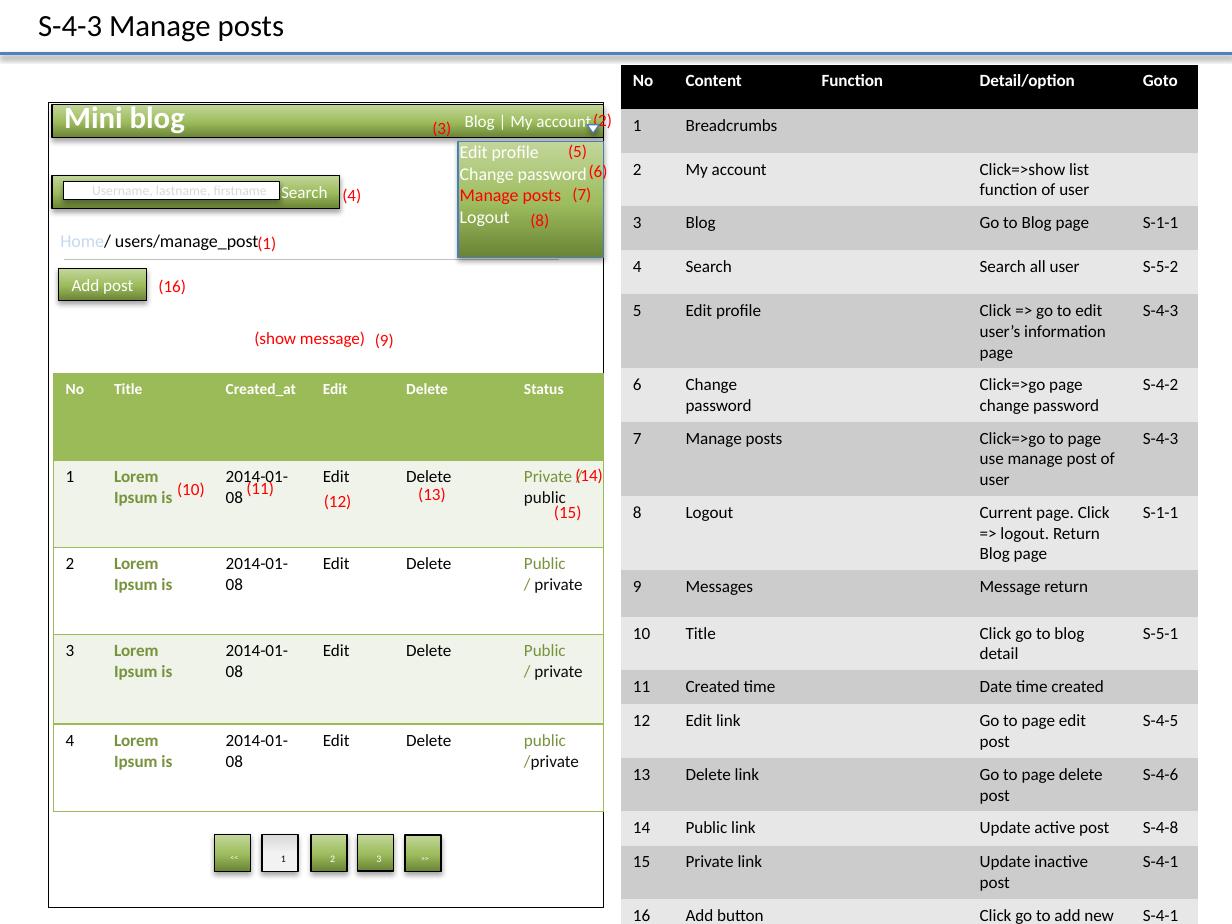
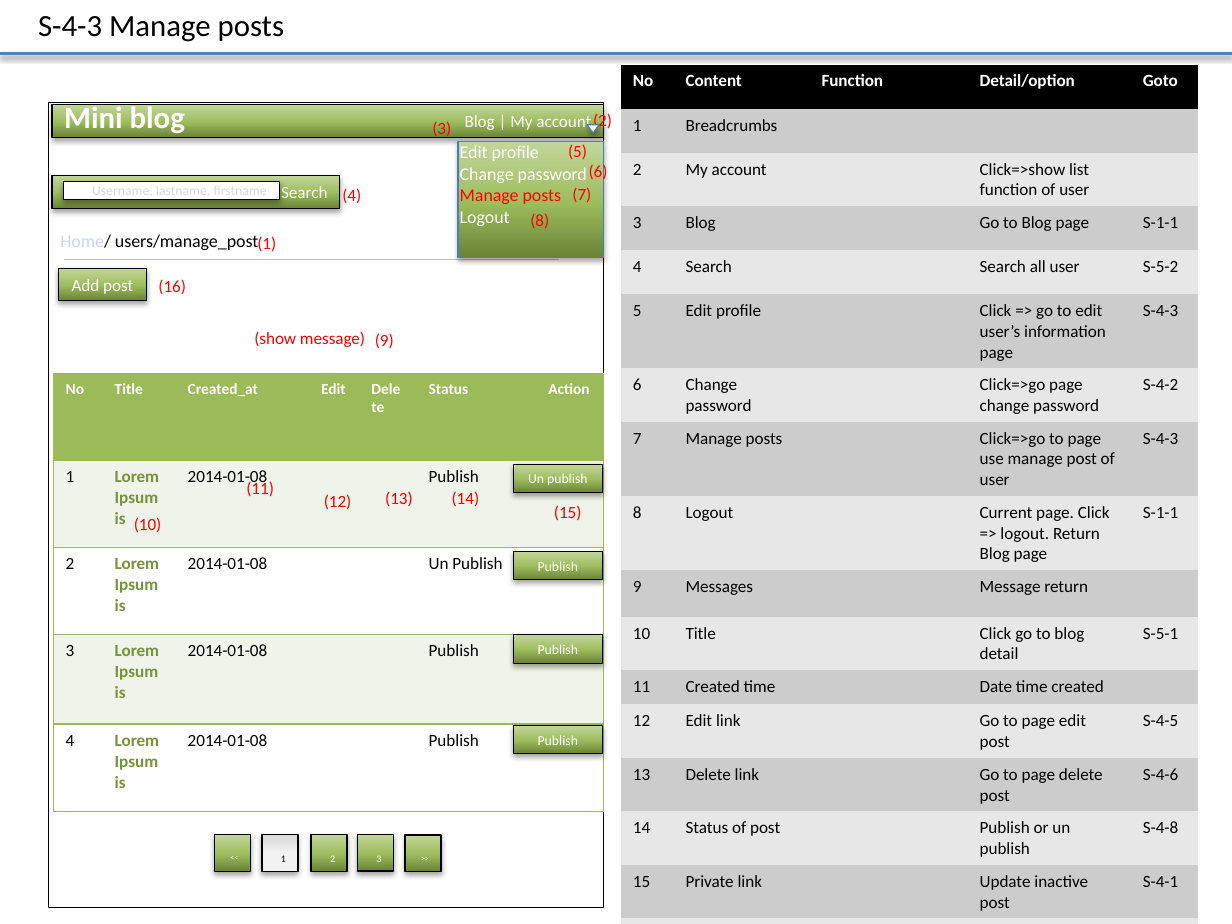
Before and after one commit to Mulodo-PHP-Training/miniblog-lam.vy, a slide deck: slide 12 of doc/frontend/wireframe/TRN-MiniBlog_WireframeDesign_LAMVY.pptx. Drawn at 1232x924 pixels with LibreOffice and Linux fonts; fonts in the diff are those of the drawing; background and template pictures are left out. Boxes give left, top, right and bottom in pixels: in the first picture for what was removed or moved away, otherwise in the second. Text is boxed around its words. In the diff, an @@ line names an element or a change of style, - is before the commit and + after.

```diff
--- a/doc/frontend/wireframe/TRN-MiniBlog_WireframeDesign_LAMVY.pptx
+++ b/doc/frontend/wireframe/TRN-MiniBlog_WireframeDesign_LAMVY.pptx
@@ table at <box>621,64,1198,924</box> @@
-row 15, column 2: Public link
+row 15, column 2: Status of post
-row 15, column 4: Update active post
+row 15, column 4: Publish or un publish
@@ table at <box>53,373,602,812</box> @@
-column 4: Edit | Edit | Edit | Edit | Edit
-column 5: Delete | Delete | Delete | Delete | Delete
-column 6: Status | Private /public | Public / / private | Public / / private | public / /private
+column 4: Edit |  |  |  | 
+column 5: Delete |  |  |  | 
+column 6: Status | Publish | Un Publish | Publish | Publish
+column 7: Action |  |  |  | 
@@ rectangle added at <box>514,464,602,493</box>, fill gradient #6A8336 to #9EBD5E to #C3D69B, outline #000000 0.75 pt, 8 pt, text #FFFFFF @@
+Un publish
@@ text "(10)": place and size @@
-text "(10)" at <box>177,482,205,497</box>
+text "(10)" at <box>134,517,162,532</box>
@@ text "(13)": place and size @@
-text "(13)" at <box>418,487,446,502</box>
+text "(13)" at <box>385,491,413,506</box>
@@ text "(14)": place and size @@
-text "(14)" at <box>575,468,603,483</box>
+text "(14)" at <box>452,491,480,506</box>
@@ rectangle added at <box>514,552,602,580</box>, fill gradient #6A8336 to #9EBD5E to #C3D69B, outline #000000 0.75 pt, 8 pt, text #FFFFFF @@
+Publish
@@ rectangle added at <box>514,634,602,663</box>, fill gradient #6A8336 to #9EBD5E to #C3D69B, outline #000000 0.75 pt, 8 pt, text #FFFFFF @@
+Publish
@@ rectangle added at <box>514,726,602,754</box>, fill gradient #6A8336 to #9EBD5E to #C3D69B, outline #000000 0.75 pt, 8 pt, text #FFFFFF @@
+Publish
```
Also in this commit, not shown: 11 other slides changed, 4 slides added.
